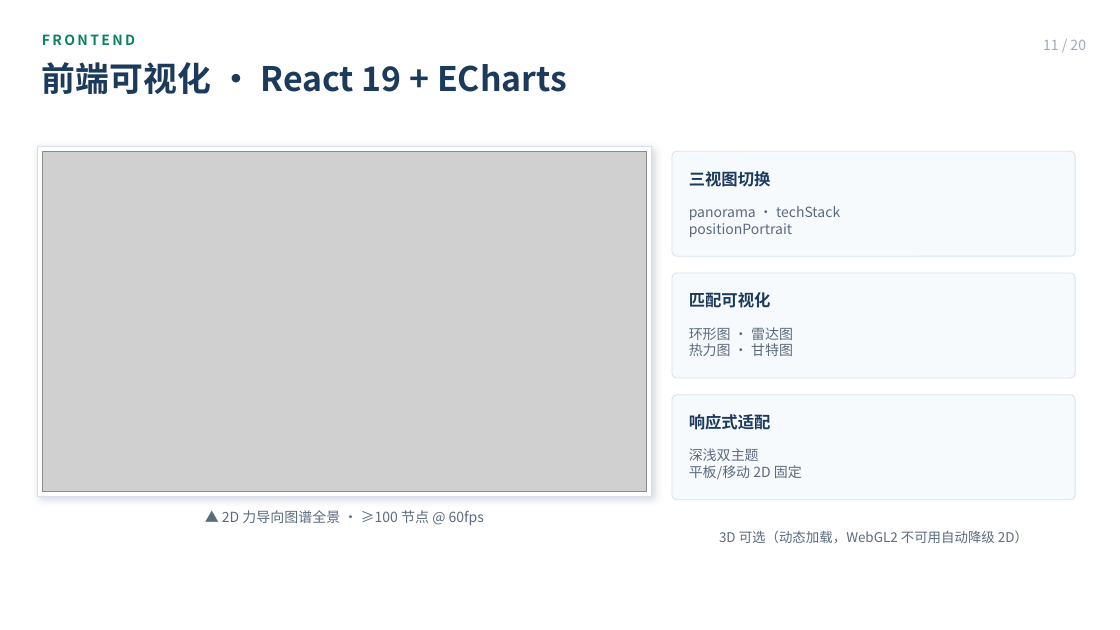
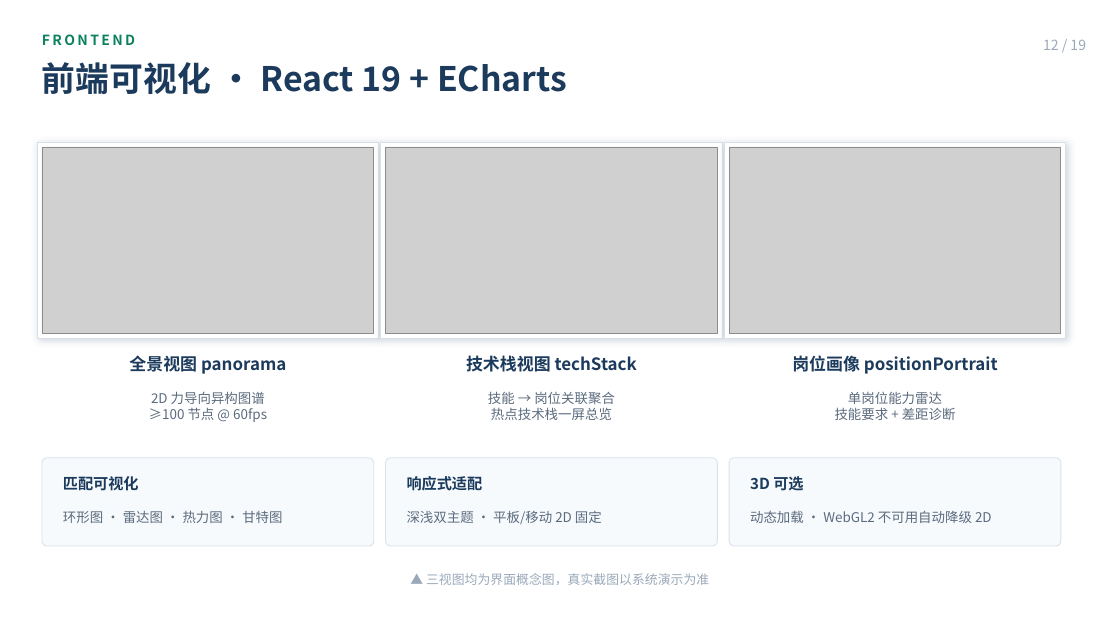
Before and after one commit to Sanksu/zhigang-compass, a slide deck: slide 12 of docs/m5/智岗罗盘_答辩PPT_终稿.pptx (slide 11 before the commit). Drawn at 1120x630 pixels with LibreOffice and Linux fonts; fonts in the diff are those of the drawing; grey boxes stand for pictures. Boxes give left, top, right and bottom in pixels: in the first picture for what was removed or moved away, otherwise in the second. Text is boxed around its words. In the diff, an @@ line names an element or a change of style, - is before the commit and + after.

Commit message:
docs(m5): PPT 对齐 0904 实查口径并移除首页/尾页底图
- 核查 LEARNABLE_VIA 学时甘特口径、三视图配图与数据规模页，改为对齐实查结果
- 移除团队分工与项目里程碑页
- 新增全流程链路页与 LLM 自动治理+人工审核说明
- 删除首页/尾页底图及遮罩，深底页改纯色背景；techstack/portrait 以既有图占位
- 重建 19 页 pptx 产物

```diff
--- a/docs/m5/智岗罗盘_答辩PPT_终稿.pptx
+++ b/docs/m5/智岗罗盘_答辩PPT_终稿.pptx
@@ text at bbox=[1043, 40, 1086, 50]: text changed @@
-11 / 20
+12 / 19
@@ rectangle: place and size @@
-rectangle at bbox=[37, 146, 652, 497]
+rectangle at bbox=[37, 142, 379, 339]
@@ picture: place and size @@
-picture at bbox=[42, 151, 647, 492]
+picture at bbox=[42, 147, 374, 334]
@@ rectangle added at bbox=[381, 142, 723, 339], fill #FFFFFF, outline #D7E0EA 0.75 pt @@
@@ picture added at bbox=[386, 147, 718, 334] @@
@@ rectangle added at bbox=[724, 142, 1066, 339], fill #FFFFFF, outline #D7E0EA 0.75 pt @@
@@ picture added at bbox=[729, 147, 1061, 334] @@
@@ text removed at bbox=[689, 171, 771, 187] @@
-三视图切换
@@ text removed at bbox=[689, 206, 840, 237] @@
-panorama · techStack
-positionPortrait
@@ text added at bbox=[129, 355, 286, 374], 14.5 pt, text #1B3A5C, bold @@
+全景视图 panorama
@@ text added at bbox=[466, 355, 637, 372], 14.5 pt, text #1B3A5C, bold @@
+技术栈视图 techStack
@@ text added at bbox=[792, 355, 998, 374], 14.5 pt, text #1B3A5C, bold @@
+岗位画像 positionPortrait
@@ text at bbox=[149, 391, 267, 422]: text changed; size 12 to 11.5 pt @@
-▲ 2D 力导向图谱全景 · ≥100 节点 @ 60fps
+2D 力导向异构图谱
+≥100 节点 @ 60fps
@@ text added at bbox=[488, 391, 615, 420], 11.5 pt, text #5B6B7E @@
+技能 → 岗位关联聚合
+热点技术栈一屏总览
@@ text added at bbox=[835, 391, 956, 420], 11.5 pt, text #5B6B7E @@
+单岗位能力雷达
+技能要求 + 差距诊断
@@ rounded rectangle: place and size @@
-rounded rectangle at bbox=[672, 151, 1075, 256]
+rounded rectangle at bbox=[42, 458, 374, 546]
@@ text "匹配可视化": place and size @@
-text "匹配可视化" at bbox=[689, 292, 771, 308]
+text "匹配可视化" at bbox=[63, 476, 139, 491]
@@ text "匹配可视化" at bbox=[63, 476, 139, 491]: size 14 to 13 pt @@
@@ proportions changed in 3 elements at bbox=[729, 458, 1061, 546], bbox=[42, 458, 374, 546], bbox=[386, 458, 718, 546] @@
@@ rounded rectangle: place and size @@
-rounded rectangle at bbox=[672, 273, 1075, 378]
+rounded rectangle at bbox=[386, 458, 718, 546]
@@ text "响应式适配" at bbox=[407, 476, 483, 491]: size 14 to 13 pt @@
@@ text "响应式适配": place and size @@
-text "响应式适配" at bbox=[689, 414, 771, 430]
+text "响应式适配" at bbox=[407, 476, 483, 491]
@@ rounded rectangle: place and size @@
-rounded rectangle at bbox=[672, 395, 1075, 500]
+rounded rectangle at bbox=[729, 458, 1061, 546]
@@ text added at bbox=[750, 476, 803, 491], 13 pt, text #1B3A5C, bold @@
+3D 可选
@@ text at bbox=[63, 510, 282, 523]: text changed; size 12 to 11.5 pt @@
-环形图 · 雷达图
-热力图 · 甘特图
+环形图 · 雷达图 · 热力图 · 甘特图
@@ text at bbox=[407, 511, 602, 525]: text changed; size 12 to 11.5 pt @@
-深浅双主题
-平板/移动 2D 固定
+深浅双主题 · 平板/移动 2D 固定
@@ text at bbox=[750, 511, 992, 523]: text changed @@
-3D 可选（动态加载，WebGL2 不可用自动降级 2D）
+动态加载 · WebGL2 不可用自动降级 2D
@@ text added at bbox=[426, 573, 709, 585], 11 pt, text #9AA9BA @@
+▲ 三视图均为界面概念图，真实截图以系统演示为准
```
Also in this commit, not shown: 17 other slides changed, 1 slide added, 2 slides removed, 5 other files.
